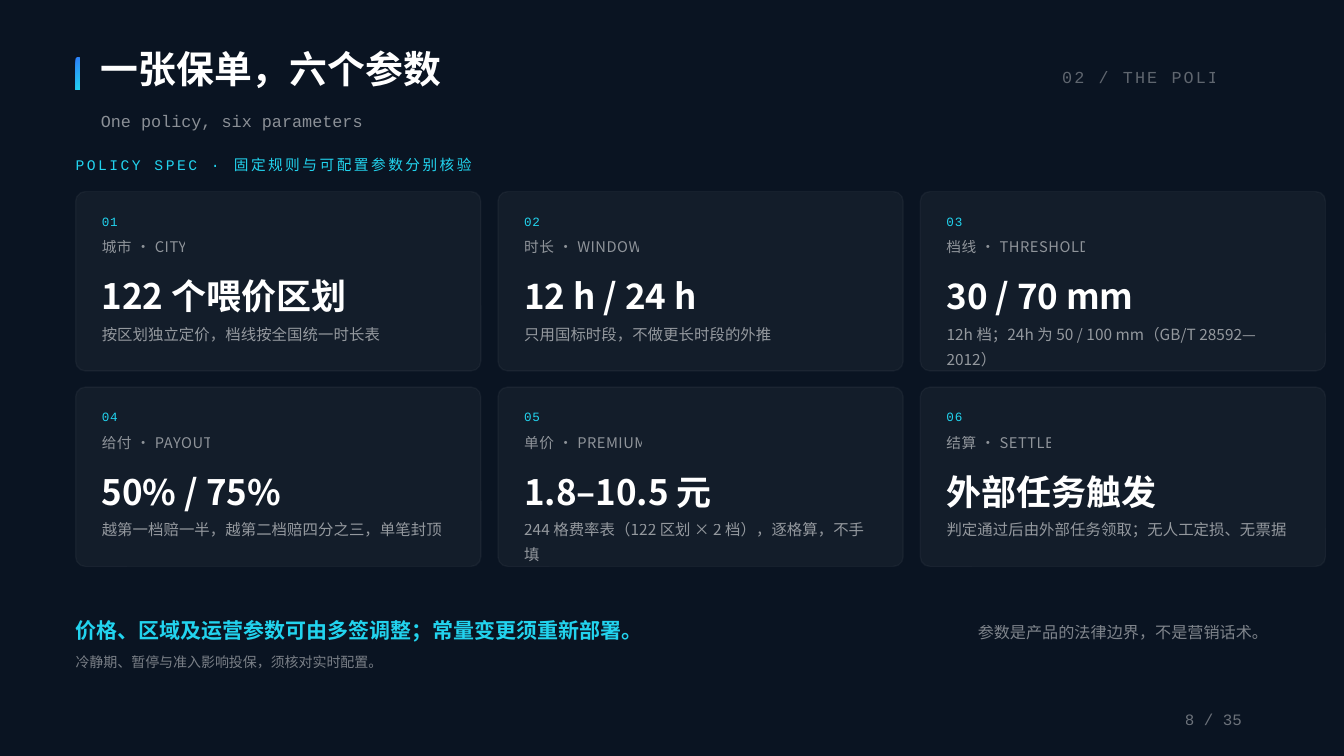
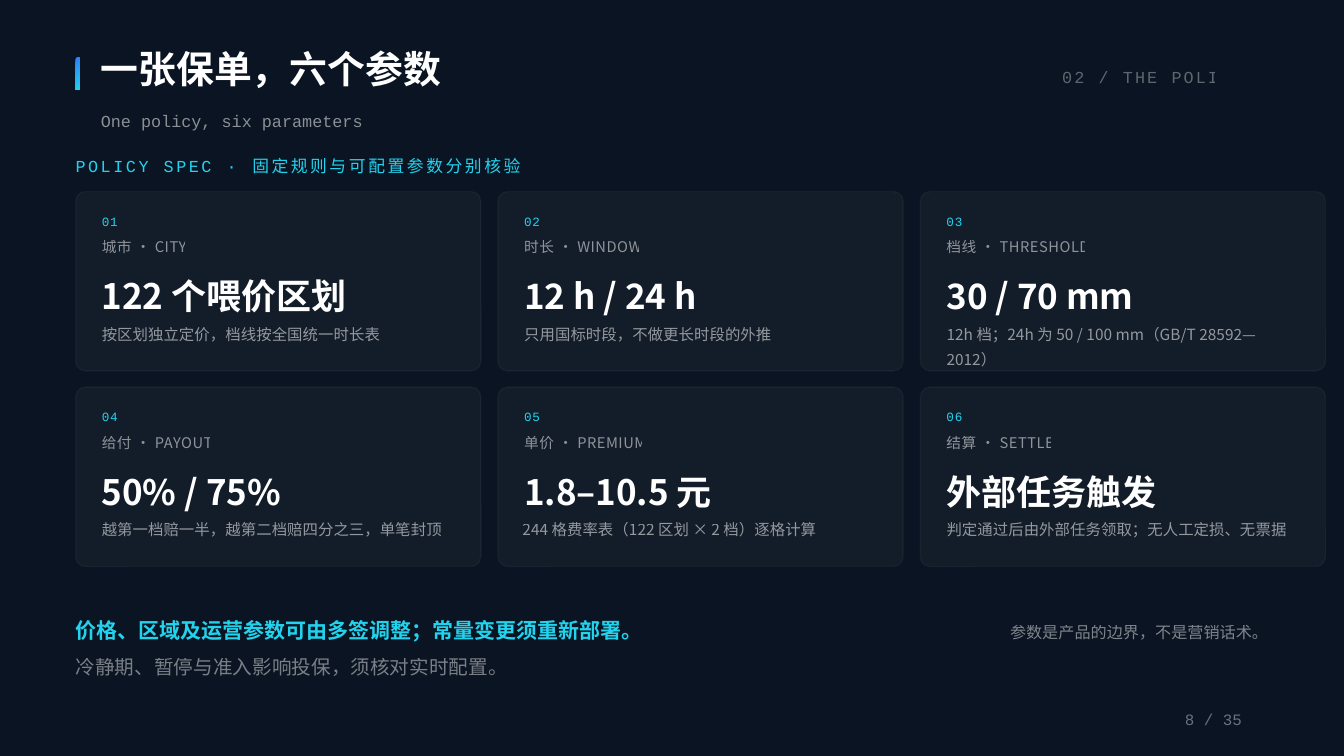
Before and after one commit to BruceLeezh/rainproof-pro, a slide deck: slide 7 of 01-参赛材料/交付物/PPT/雨证-路演PPT-答辩版-2026-11-14.pptx (slide 8 before the commit). Drawn at 1344x756 pixels with LibreOffice and Linux fonts; fonts in the diff are those of the drawing. Boxes give left, top, right and bottom in pixels: in the first picture for what was removed or moved away, otherwise in the second. Text is boxed around its words. In the diff, an @@ line names an element or a change of style, - is before the commit and + after.

```diff
--- a/01-参赛材料/交付物/PPT/雨证-路演PPT-答辩版-2026-11-14.pptx
+++ b/01-参赛材料/交付物/PPT/雨证-路演PPT-答辩版-2026-11-14.pptx
@@ text "POLICY SPEC · 固定规则与可配置参数分别核验" at box(76, 158, 521, 174): size 10.5 to 12 pt @@
@@ text at box(522, 522, 816, 536): text changed @@
-244 格费率表（122 区划 × 2 档），逐格算，不手填
+244 格费率表（122 区划 × 2 档）逐格计算
@@ text at box(1010, 625, 1268, 640): text changed @@
-参数是产品的法律边界，不是营销话术。
+参数是产品的边界，不是营销话术。
@@ text "冷静期、暂停与准入影响投保，须核对实时配置。" at box(76, 658, 508, 676): size 10 to 14 pt @@
```
Also in this commit, not shown: 14 other slides changed, 15 slides removed, 2 other files.
